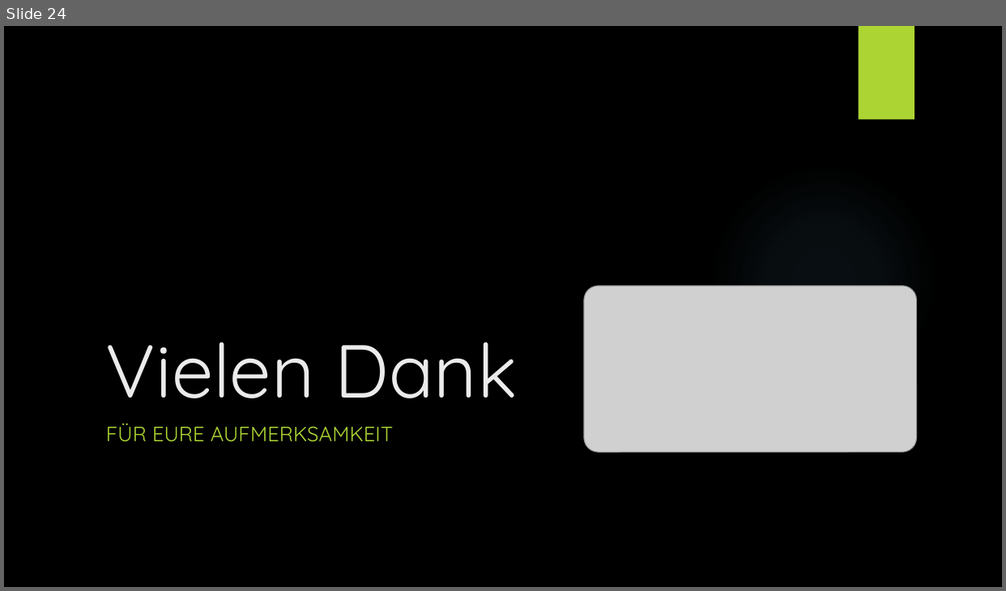
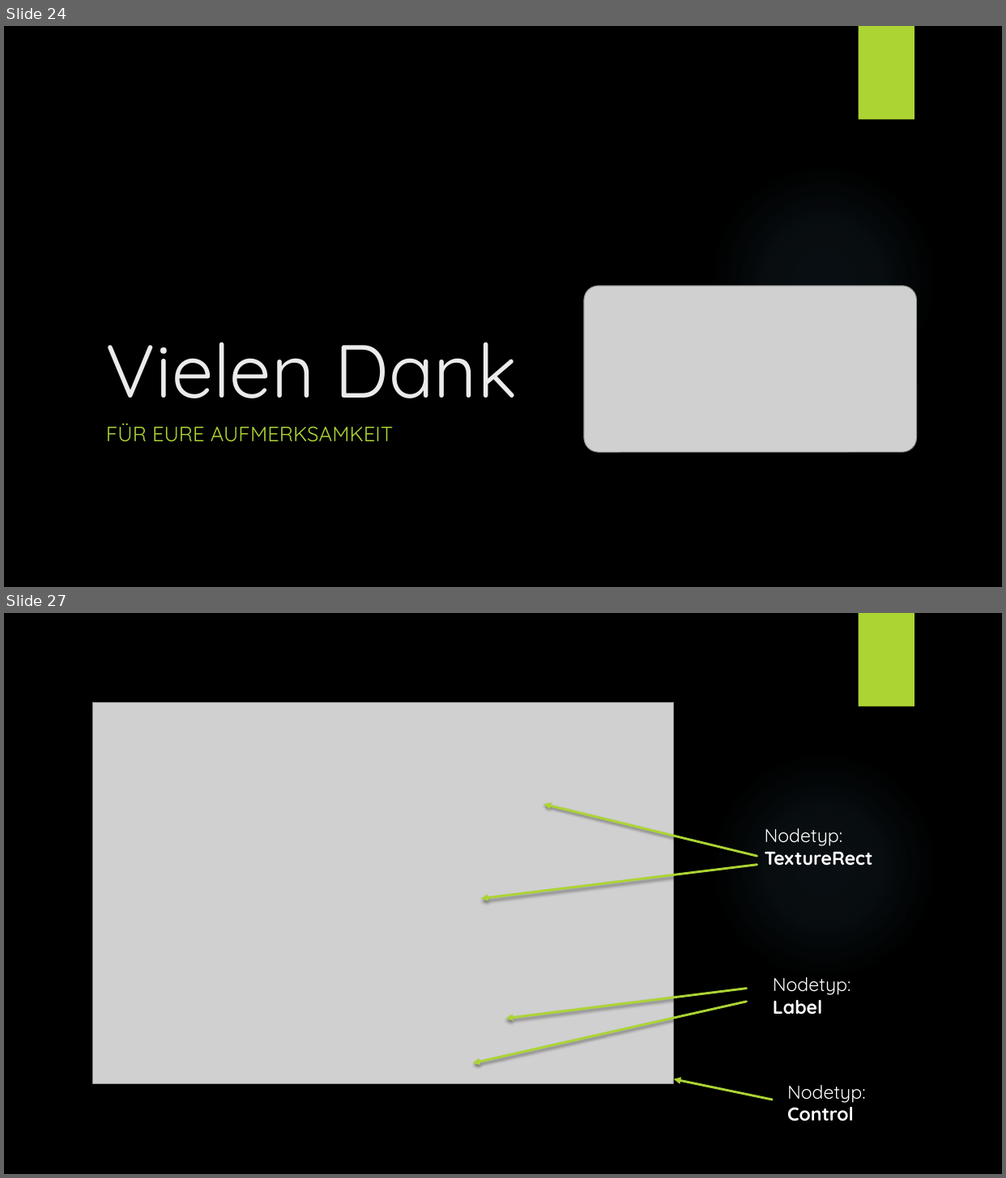
Before and after one commit to teachingCS/Schuelerakademie, a slide deck: Material/Cat_Jump/01_Einführung_Godot_Cat_Jump.pptx. Shown one above the other, each under a label of ours: slide 24 before the commit, slides 24 and 27 after it; the slides between them are not shown. The pictures are 1006x591 and 1006x1178 pixels, drawn with LibreOffice and Linux fonts; fonts in the diff are those of the drawing; grey boxes stand for pictures; background and template pictures are left out. Boxes give left, top, right and bottom in pixels: in the first picture for what was removed or moved away, otherwise in the second. Text is boxed around its words. In the diff, an @@ line names an element or a change of style, - is before the commit and + after.

```diff
--- a/Material/Cat_Jump/01_Einführung_Godot_Cat_Jump.pptx
+++ b/Material/Cat_Jump/01_Einführung_Godot_Cat_Jump.pptx
@@ slide 27 added at [4, 613, 1002, 1174], background picture (left out); not listed: 2 template elements that a slide beside it also shows @@
@@ picture added at [93, 702, 674, 1084] @@
@@ arrow added from (757, 856) to (543, 805), #ACD433 2.25 pt @@
@@ text added at [765, 828, 873, 866], 18 pt, text #FFFFFF, bold @@
+Nodetyp:
+TextureRect
@@ arrow added from (757, 865) to (481, 899), #ACD433 2.25 pt @@
@@ arrow added from (747, 989) to (506, 1019), #ACD433 2.25 pt @@
@@ text added at [773, 977, 850, 1015], 18 pt, text #FFFFFF @@
+Nodetyp: Label
@@ arrow added from (747, 1002) to (473, 1063), #ACD433 2.25 pt @@
@@ arrow added from (772, 1101) to (674, 1080), #ACD433 2.25 pt @@
@@ text added at [787, 1085, 865, 1122], 18 pt, text #FFFFFF @@
+Nodetyp: Control
```
Also in this commit, not shown: 3 other slides added, 18 other files.
